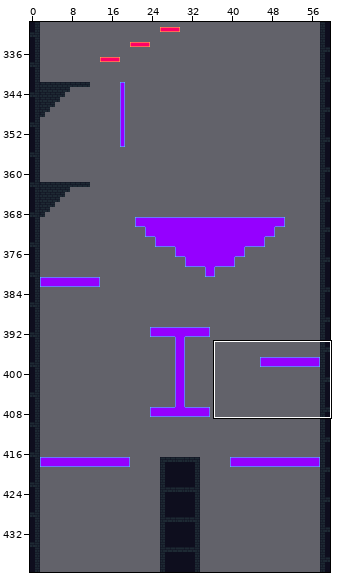
One commit to this Tiled map: assets/tiles/tilemap.tmx. Above: a wide view before the commit, with the close-up outlined.
Close-up. Old version:
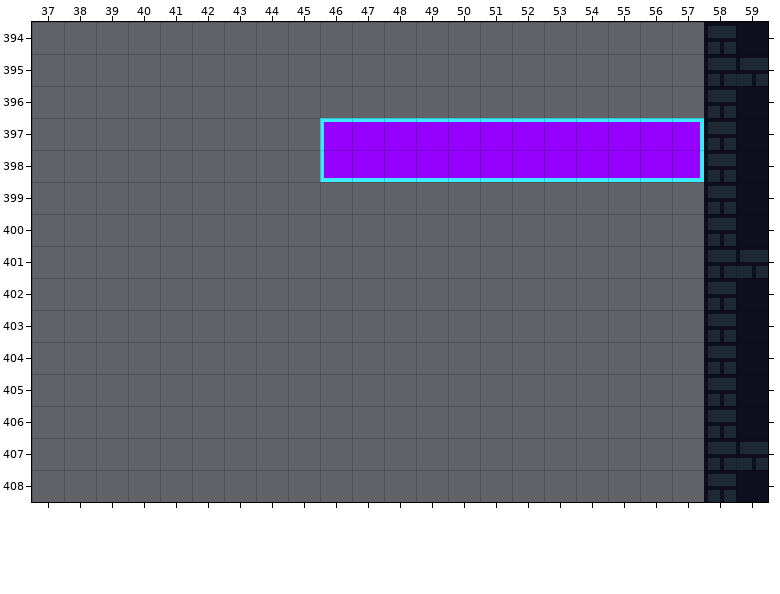
Cells are 8x8 px. Shown: x 37..59, y 394..408. The commit also changed other parts of the map, which this record leaves out.
After the commit:
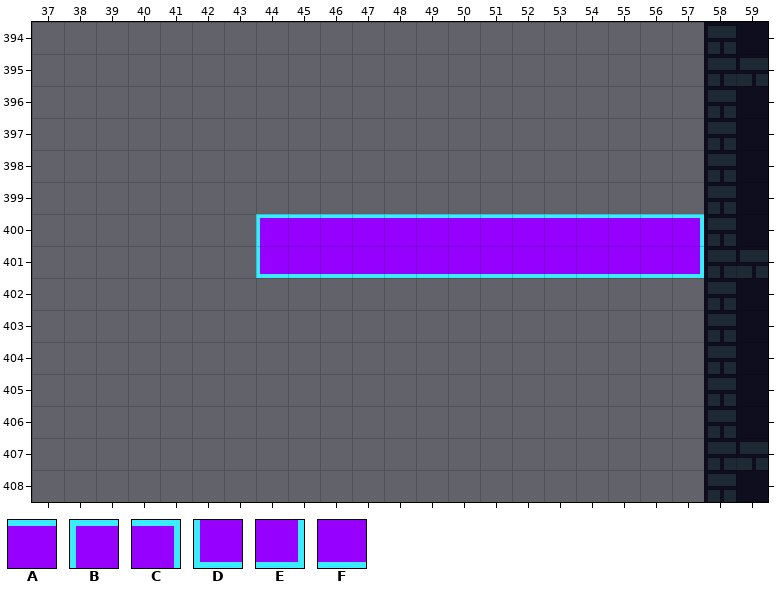
Key: from "tileset": A 38, B 282, C 289, D 346, E 347, F 351.
_ is an empty cell.
The exact change:
Layer "Off":
The edit erases the tile that lay hidden in rows 397 to 398 at x 46 to 57.
Layer "Skyway":
The edit adds tile A in row 400 at x 45 to 56.
The edit adds tile B in row 400 at x 44.
The edit adds tile C in row 400 at x 57.
The edit adds tile D in row 401 at x 44.
The edit adds tile E in row 401 at x 57.
The edit adds tile F in row 401 at x 45 to 56.
The edit erases tile A in row 397 at x 47 to 56.
The edit erases tile B in row 397 at x 46.
The edit erases tile C in row 397 at x 57.
The edit erases tile D in row 398 at x 46.
The edit erases tile E in row 398 at x 57.
The edit erases tile F in row 398 at x 47 to 56.
